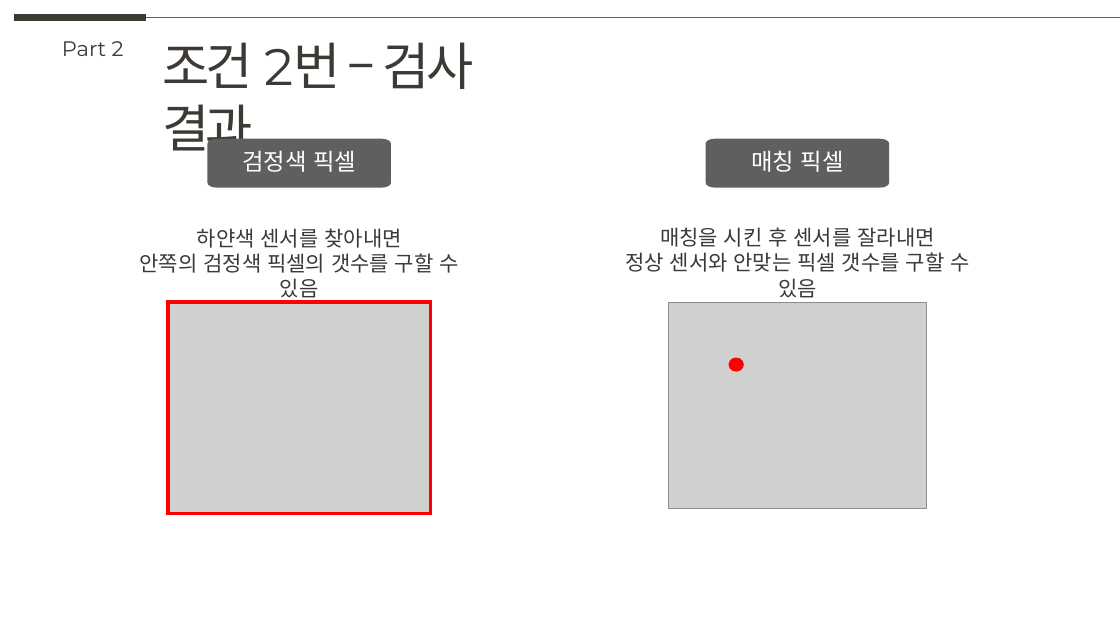
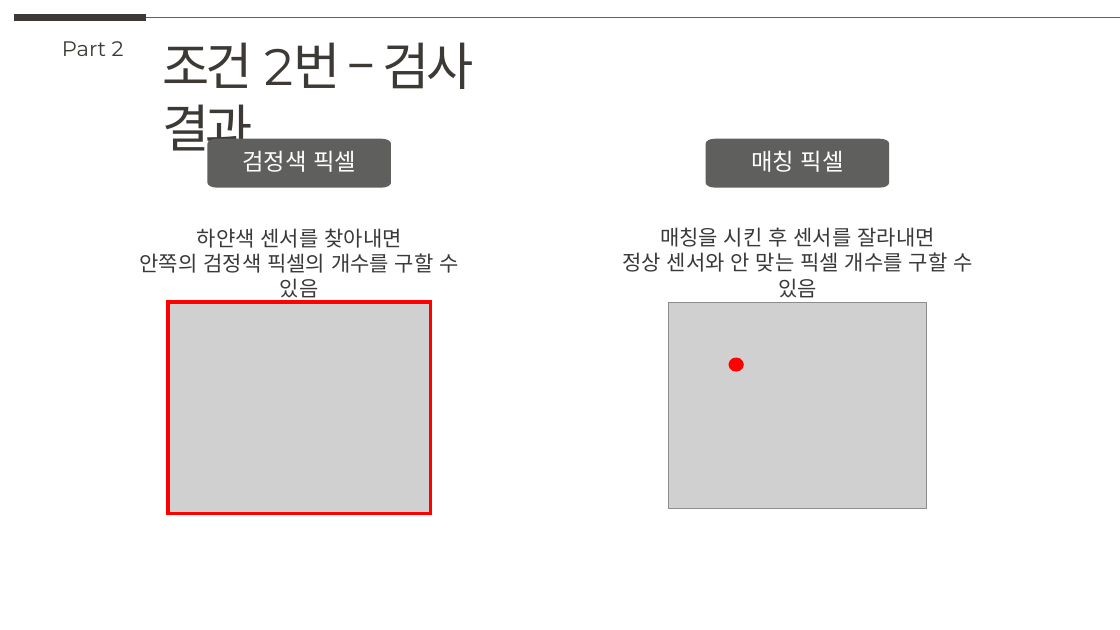
Before and after one commit to knudatascientists/lg-innotek-projects, a slide deck: slide 21 of docs/중간_보고서.pptx. Drawn at 1120x630 pixels with LibreOffice and Linux fonts; fonts in the diff are those of the drawing; grey boxes stand for pictures. Boxes give left, top, right and bottom in pixels: in the first picture for what was removed or moved away, otherwise in the second. Text is boxed around its words. In the diff, an @@ line names an element or a change of style, - is before the commit and + after.

```diff
--- a/docs/중간_보고서.pptx
+++ b/docs/중간_보고서.pptx
@@ text at <box>140,253,458,273</box>: text changed @@
-안쪽의 검정색 픽셀의 갯수를 구할 수 있음
+안쪽의 검정색 픽셀의 개수를 구할 수 있음
@@ text at <box>622,252,972,272</box>: text changed @@
-정상 센서와 안맞는 픽셀 갯수를 구할 수 있음
+정상 센서와 안 맞는 픽셀 개수를 구할 수 있음
```
Also in this commit, not shown: 1 other slide changed.
